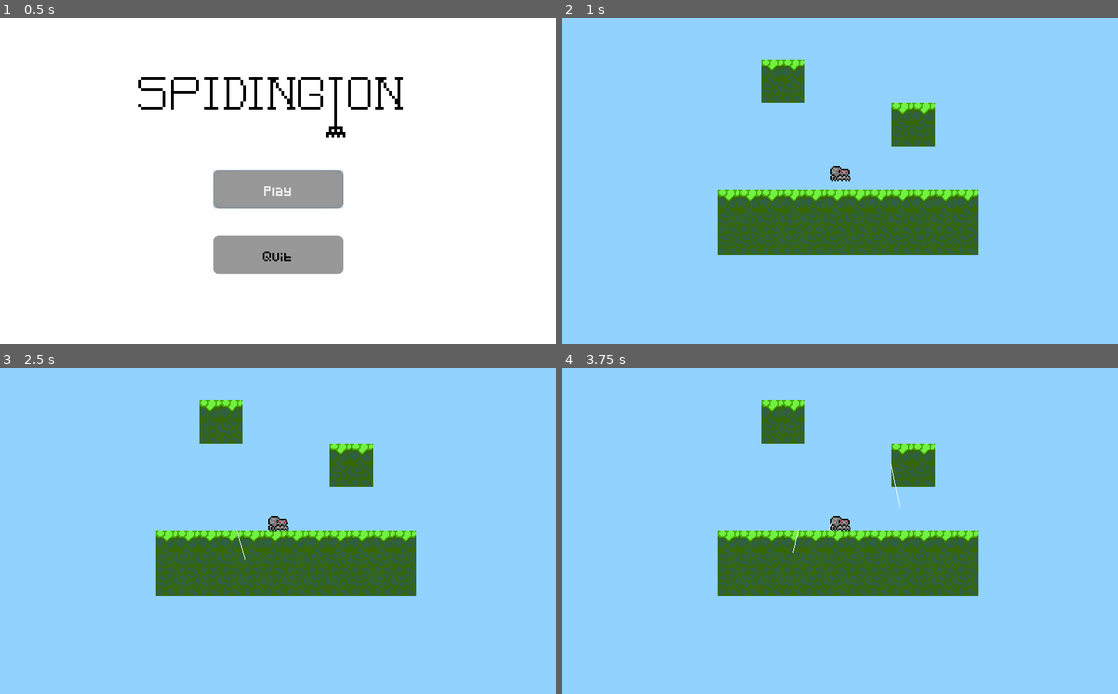
Above: before the commit, frames 1-4 (two rows, left to right).
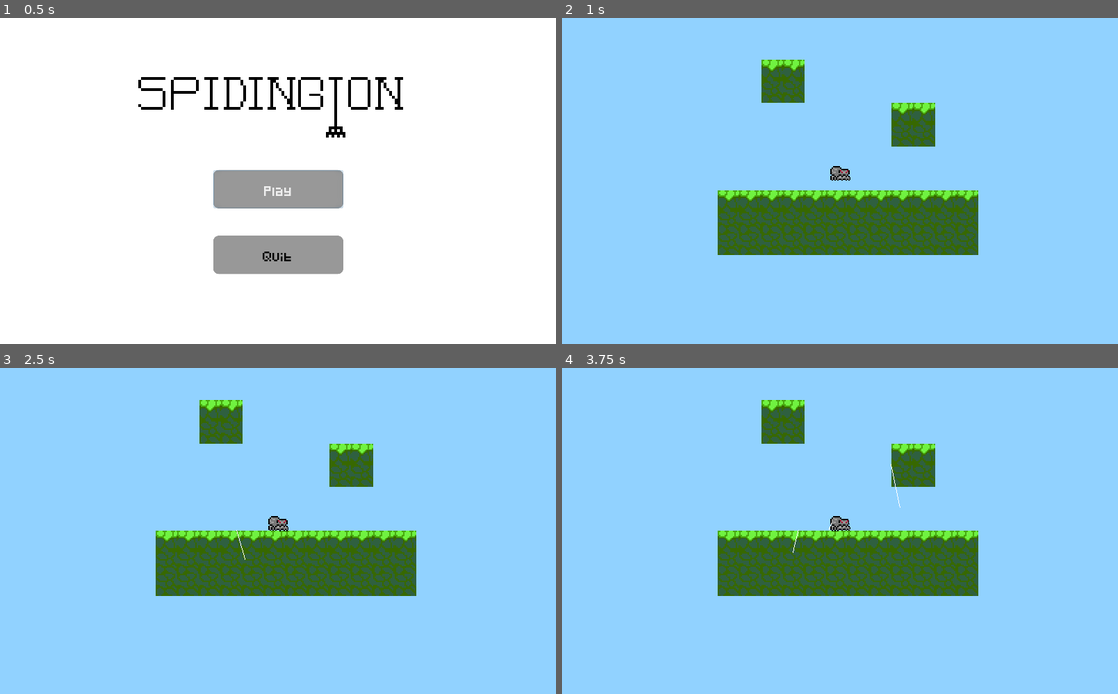
Above: after the commit, the same moments.

Repository: Tusentio/Spidington
Game: Godot game, scene res://Scenes/Menu/Menu.tscn
The game is run twice, just before and just after one commit, with the same random seed, the same clock (stepped at 60 frames per second) and the same inputs.
Inputs (mouse positions are in pixels of both pictures, inside the frame that each line leads up to):
- Up to frame 1 (0.5 s): no input
- Up to frame 2 (1 s): click "Play" at 0.5 s
- Up to frame 3 (2.5 s): move the mouse to (400, 514) at 1.27 s; click (400, 514) at 1.35 s; move the mouse to (166, 547) at 2.02 s; click (166, 547) at 2.1 s
- Up to frame 4 (3.75 s): tap Enter at 2.75 s; move the mouse to (895, 459) at 2.77 s; click (895, 459) at 2.85 s; move the mouse to (812, 596) at 3.52 s; click (812, 596) at 3.6 s

Frame 1 is identical in both runs. In frame 2, 0.6% of the frame differs, in the area x 28-75%, y 14-72%; in frame 3, less than 0.1%; in frame 4, less than 0.1%.

Commit message:
Adjust player drag

Diff:
--- a/Scenes/Player/Player.gd
+++ b/Scenes/Player/Player.gd
@@ -5,7 +5,7 @@
 export (float) var spurt_velocity := 10.0
 export (float) var move_force_multiplier := 0.02
 export (float) var max_move_force := 20
-export (float) var linear_drag := 0.01
+export (float) var linear_drag := 0.1
 export (float) var angular_drag := 0.1
 
 onready var shoot_origin := $ShootOrigin
